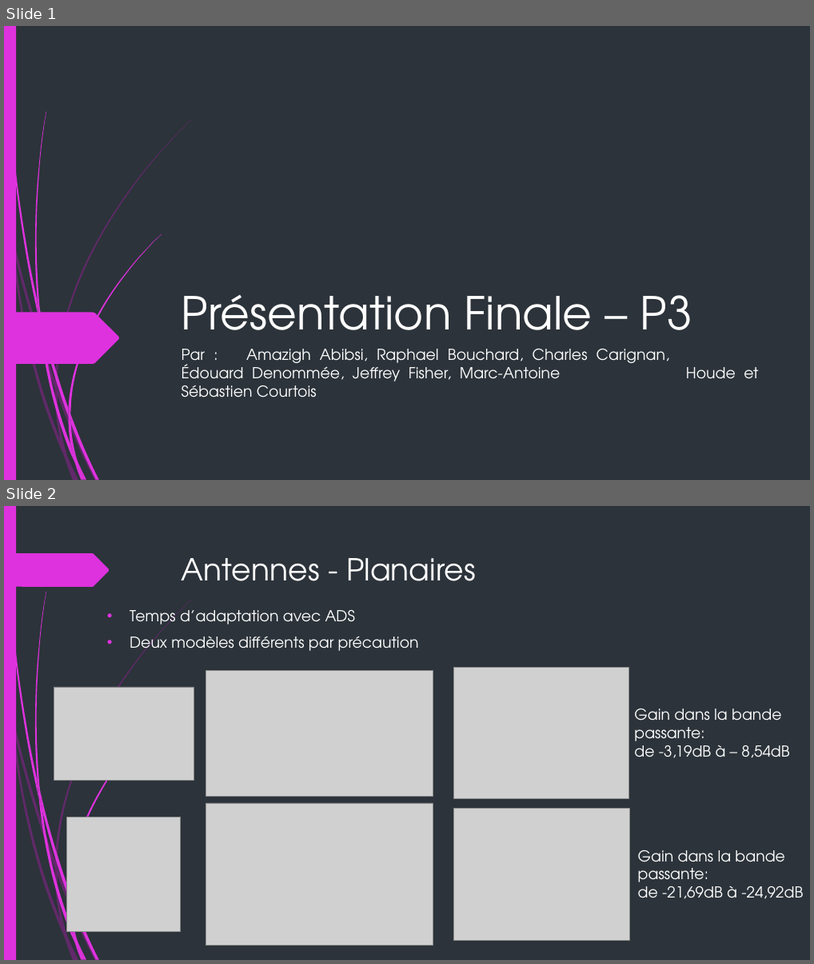
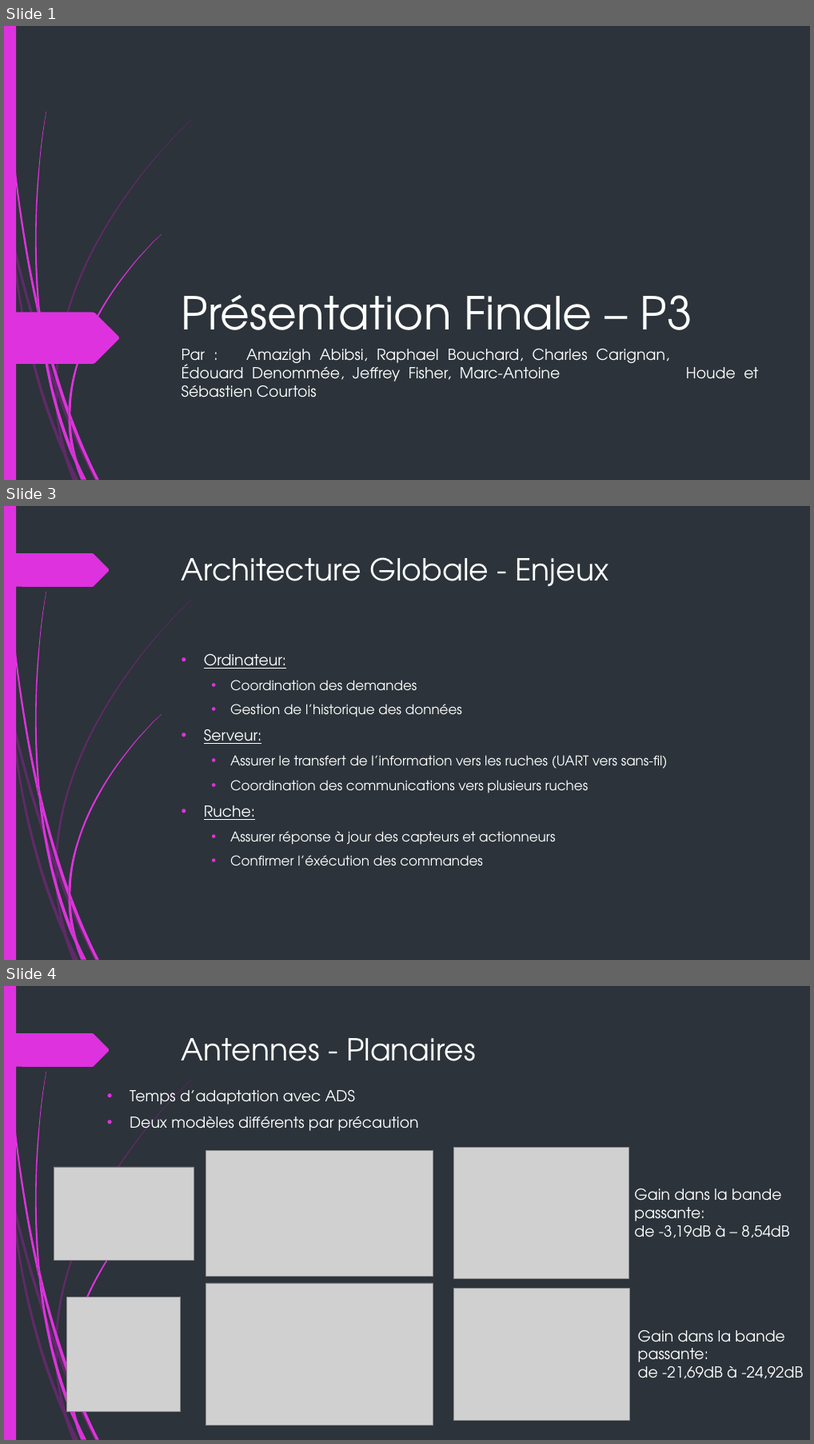
Before and after one commit to fisj2002/Projet_S6_Documentation, a slide deck: Présentation Finale – P3.pptx. Shown one above the other, each under a label of ours: slides 1 and 2 before the commit, slides 1, 3 and 4 after it; the slides between them are not shown. The pictures are 814x964 and 814x1444 pixels, drawn with LibreOffice and Linux fonts; fonts in the diff are those of the drawing; grey boxes stand for pictures. Boxes give left, top, right and bottom in pixels: in the first picture for what was removed or moved away, otherwise in the second. Text is boxed around its words. In the diff, an @@ line names an element or a change of style, - is before the commit and + after.

```diff
--- a/Présentation Finale – P3.pptx
+++ b/Présentation Finale – P3.pptx
@@ slide 3 added at (4,506,810,960), background #2C333A; not listed: 24 template elements that a slide beside it also shows @@
@@ title added at (182,557,610,586), 36 pt, text #FFFFFF @@
+Architecture Globale - Enjeux
@@ text added at (204,654,668,865), 16 pt, text #FFFFFF @@
+• Ordinateur:
+  • Coordination des demandes
+  • Gestion de l’historique des données
+• Serveur:
+  • Assurer le transfert de l’information vers les ruches (UART vers sans-fil)
+  • Coordination des communications vers plusieurs ruches
+• Ruche:
+  • Assurer réponse à jour des capteurs et actionneurs
+  • Confirmer l’éxécution des commandes
@@ what was slide 2 is now slide 4 @@
```
Also in this commit, not shown: 2 other slides added.
